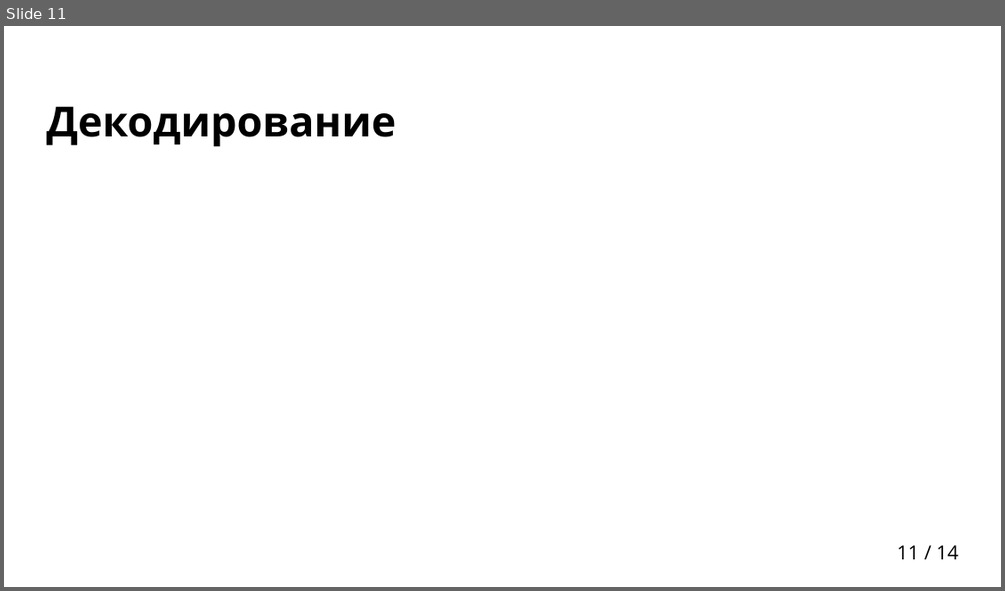
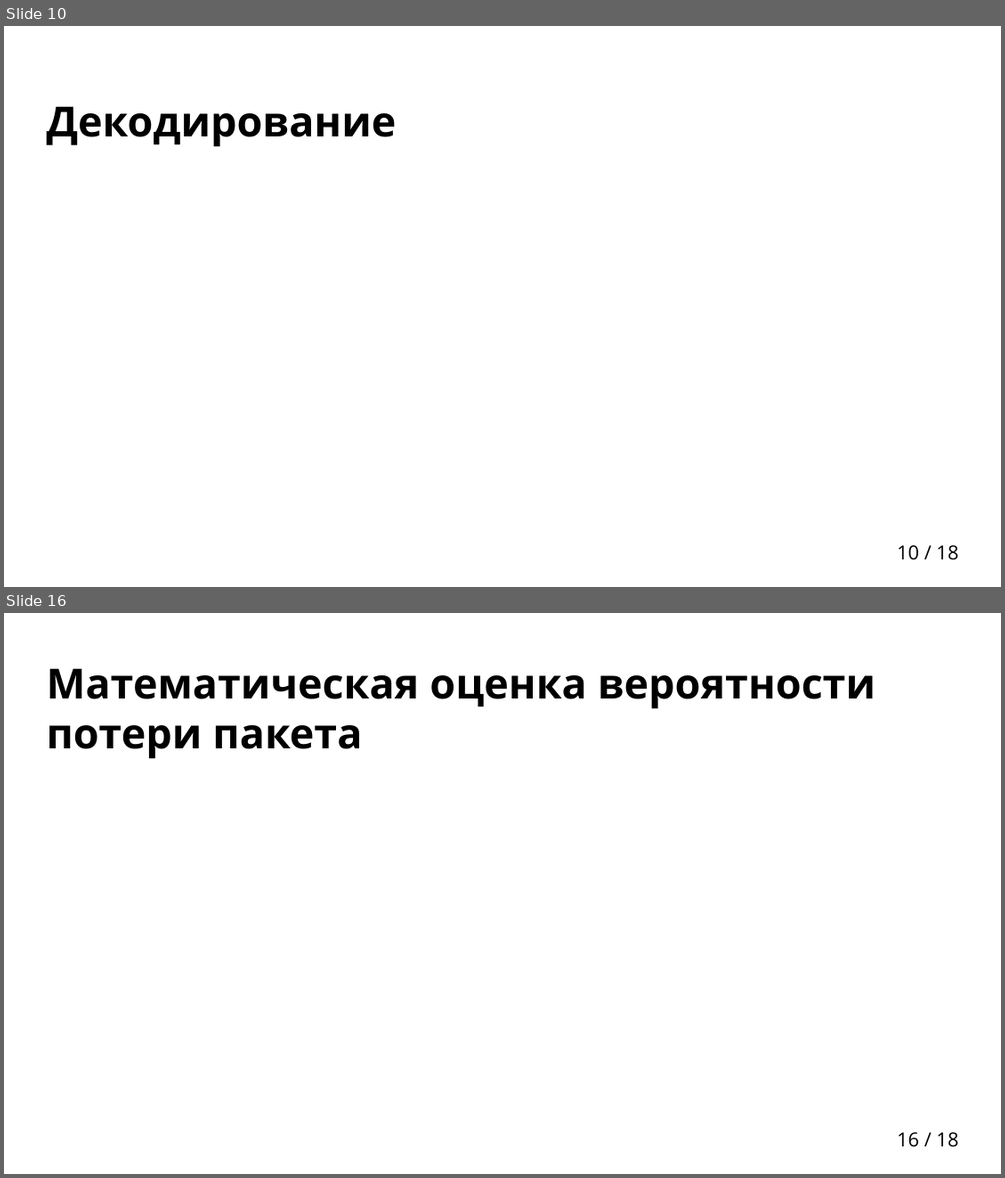
Before and after one commit to egalkin/bachelors_diploma, a slide deck: docs/presentation.pptx. Shown one above the other, each under a label of ours: slide 11 before the commit, slides 10 and 16 after it; the slides between them are not shown. The pictures are 1005x591 and 1005x1178 pixels, drawn with LibreOffice and Linux fonts; fonts in the diff are those of the drawing; grey boxes stand for pictures; background and template pictures are left out. Boxes give left, top, right and bottom in pixels: in the first picture for what was removed or moved away, otherwise in the second. Text is boxed around its words. In the diff, an @@ line names an element or a change of style, - is before the commit and + after.

```diff
--- a/docs/presentation.pptx
+++ b/docs/presentation.pptx
@@ slide 16 added at box(4, 613, 1001, 1174), background picture (left out); not listed: 1 template element that a slide beside it also shows @@
@@ title added at box(47, 668, 875, 759), 30 pt, text #000000, bold @@
+Математическая оценка вероятности потери пакета
@@ what was slide 11 is now slide 10 @@
@@ page number at box(897, 545, 958, 560): text changed @@
-11 / 14
+10 / 18
```
Also in this commit, not shown: 3 slides changed, 7 other slides added, 4 slides removed, 1 other file.
